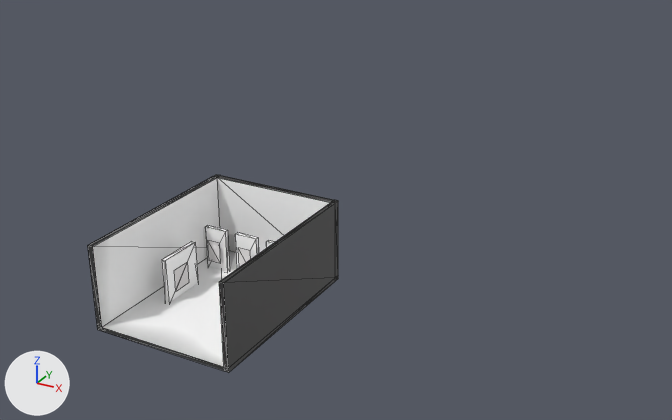
An edit to the glTF model docs/client/models/gallery.glb, drawn before and after from the same camera.
The view is the same before and after, from a 50 mm lens placed at (234.0, -314.0, 218.0), pointed at (25.0, 66.0, 28.0). Lighting does not change. The marker at lower left points along +X, +Y and +Z. Mesh edges are drawn as thin lines. Where no turn or scale is listed for an object, it has been applied to the vertices. Vertices at the same position are counted once.

Names of what the first picture shows: 'Gallery', 'Slot2', 'Slot5'.
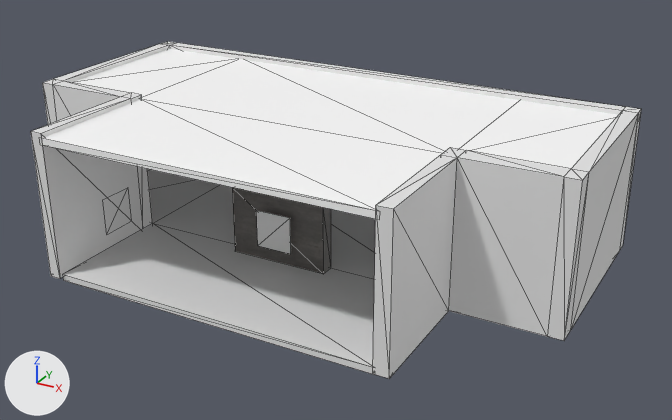
Where the newer file only moved an object's origin or applied its transform, the numbers keep the older frame.

Pixel boxes (x1, y1, x2, y2) of what changed, in the pictures (672 x 420 px):
'Surroundingwall', added: after (31, 41, 641, 379)
'Gallery3Roof', added: after (42, 49, 618, 219)
'Gallery', deleted: before (88, 175, 338, 372)
'Gallery3Floor', added: after (63, 169, 375, 375)
'InsideWall', added (black): after (232, 188, 331, 273)
'Slot5', reshaped (88% wider, 60% taller): before (174, 262, 189, 291); after (103, 187, 132, 234)
'Slot2', reshaped (not visible afterwards): before (238, 248, 251, 267)
'Slot1', unchanged, uncovered by the edit: before (208, 240, 221, 264); after (256, 210, 291, 254)

Diff of the bpy script that builds the scene:
```diff
--- a/docs/client/models/gallery.glb.py
+++ b/docs/client/models/gallery.glb.py
@@ me_plane_002 @@
 me_plane_002.from_pydata(...)  # 4 vertices, 2 faces; spans x -6.55..0.74, y 23.93, z -9.34..1.97
-me_plane_002.vertices[0].co = (0.74, 23.93, -9.34)
-me_plane_002.vertices[1].co = (-6.55, 23.93, -9.34)  # pixel (239, 268)
-me_plane_002.vertices[2].co = (0.74, 23.93, 1.97)  # pixel (250, 250)
-me_plane_002.vertices[3].co = (-6.55, 23.93, 1.97)  # pixel (238, 247)
+# me_plane_002 part 1
+me_plane_002.vertices[0].co = (-50.74, 149.59, 12.84)
+me_plane_002.vertices[1].co = (-70.77, 149.59, 12.84)
+me_plane_002.vertices[2].co = (-50.74, 149.59, -7.19)
+me_plane_002.vertices[3].co = (-70.77, 149.59, -7.19)
 me_plane_002.materials.append(mat_material)
@@ me_plane_007 @@
 me_plane_007.from_pydata(...)  # 4 vertices, 2 faces; spans x 23.93, y -1.07..9.41, z -9.34..1.97
-me_plane_007.vertices[0].co = (23.93, -1.07, -9.34)  # pixel (175, 291)
-me_plane_007.vertices[1].co = (23.93, 9.41, -9.34)  # pixel (189, 282)
-me_plane_007.vertices[2].co = (23.93, -1.07, 1.97)  # pixel (174, 270)
-me_plane_007.vertices[3].co = (23.93, 9.41, 1.97)  # pixel (187, 261)
+# me_plane_007 part 2
+me_plane_007.vertices[0].co = (-43.19, 26.91, -6.19)  # pixel (106, 234)
+me_plane_007.vertices[1].co = (-43.19, 46.95, -6.19)  # pixel (131, 220)
+me_plane_007.vertices[2].co = (-43.19, 26.91, 13.84)  # pixel (102, 199)
+me_plane_007.vertices[3].co = (-43.19, 46.95, 13.84)  # pixel (128, 187)
 me_plane_007.materials.append(mat_material)
@@ ob_gallery @@
-ob_gallery = bpy.data.objects.new('Gallery', me_cube_002)
@@ ob_gallery3roof @@
+ob_gallery3roof = bpy.data.objects.new('Gallery3Roof', me_cube_009)  # 20 vertices, 36 faces; spans x -146.0..146.0, y -46.0..124.0, z -1.0..3.0; in mat_material_005 (white #ffffff)
+ob_gallery3roof.location = (0.0, 30.0, 69.2)
@@ ob_surroundingwall @@
+ob_surroundingwall = bpy.data.objects.new('Surroundingwall', me_cube_008)  # 56 vertices, 108 faces; spans x -151.0..151.0, y -168.0..7.0, z -28.0..49.0; in mat_material_011 (white #e7e7e7)
+ob_surroundingwall.location = (0.0, 151.9, 25.7)
@@ ob_insidewall @@
+ob_insidewall = bpy.data.objects.new('InsideWall', me_cube_007)  # a box spanning x -26.8..26.8, y -0.5..7.2, z -27.0..9.8; in mat_material_009 (picture img_concrete030_1k_color)
+ob_insidewall.location = (0.0, 50.3, 25.7)
@@ ob_gallery3floor @@
+ob_gallery3floor = bpy.data.objects.new('Gallery3Floor', me_cube_003)  # 20 vertices, 36 faces; spans x -143.0..143.0, y -44.0..123.0, z -1.0..3.0; in mat_material_010 (white #e7e7e7)
+ob_gallery3floor.location = (0.0, 30.0, -3.9)
```
